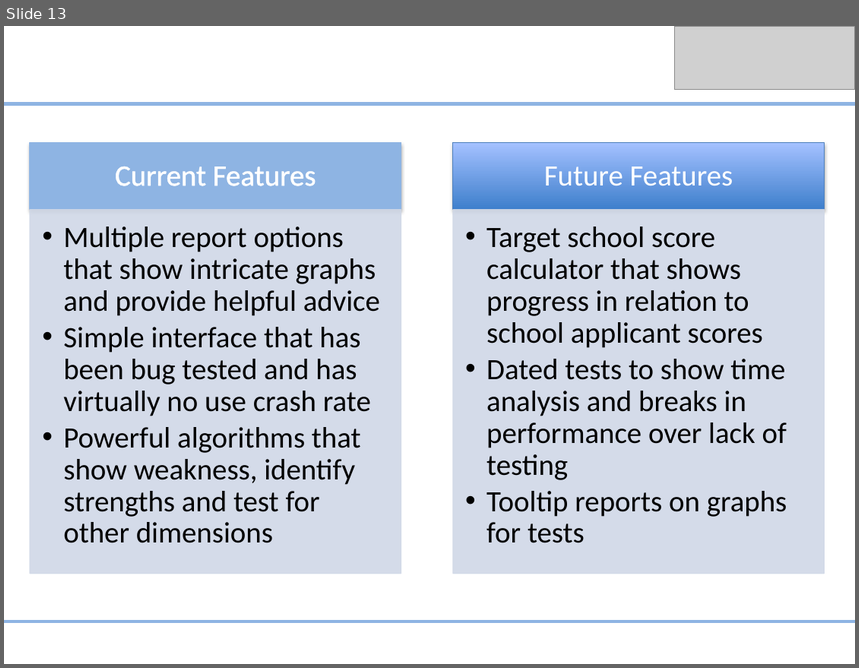
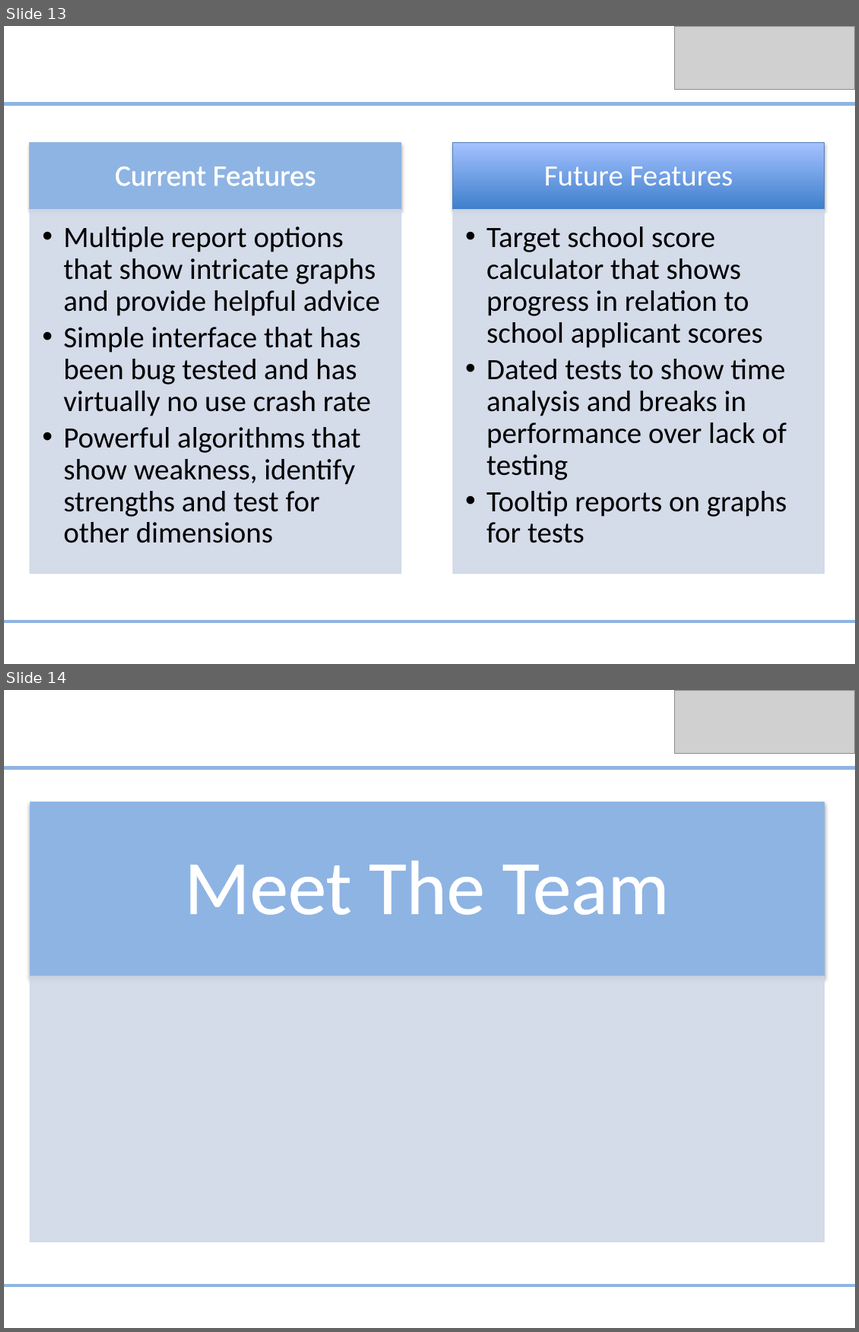
Before and after one commit to av8ramit/excelerate, a slide deck: Documents/Business Plan.pptx. Shown one above the other, each under a label of ours: slide 13 before the commit, slides 13 and 14 after it. The pictures are 859x668 and 859x1332 pixels, drawn with LibreOffice and Linux fonts; fonts in the diff are those of the drawing; grey boxes stand for pictures. Boxes give left, top, right and bottom in pixels: in the first picture for what was removed or moved away, otherwise in the second. Text is boxed around its words. In the diff, an @@ line names an element or a change of style, - is before the commit and + after.

```diff
--- a/Documents/Business Plan.pptx
+++ b/Documents/Business Plan.pptx
@@ slide 14 added at (4,690,855,1328), background #FFFFFF @@
@@ picture added at (675,690,855,753) @@
@@ line added from (4, 768) to (855, 768), #8EB4E3 3 pt @@
@@ rectangle added at (30,802,824,977), fill #8EB4E3, outline #8EB4E3 0.75 pt @@
@@ text added at (184,860,670,915), 65 pt, text #FFFFFF @@
+Meet The Team
@@ rectangle added at (30,977,824,1243), fill #D0D8E8 at 90% opacity, outline #D0D8E8 0.75 pt @@
@@ line added from (4, 1286) to (855, 1286), #8EB4E3 3 pt @@
```
Also in this commit, not shown: 4 slides changed.
